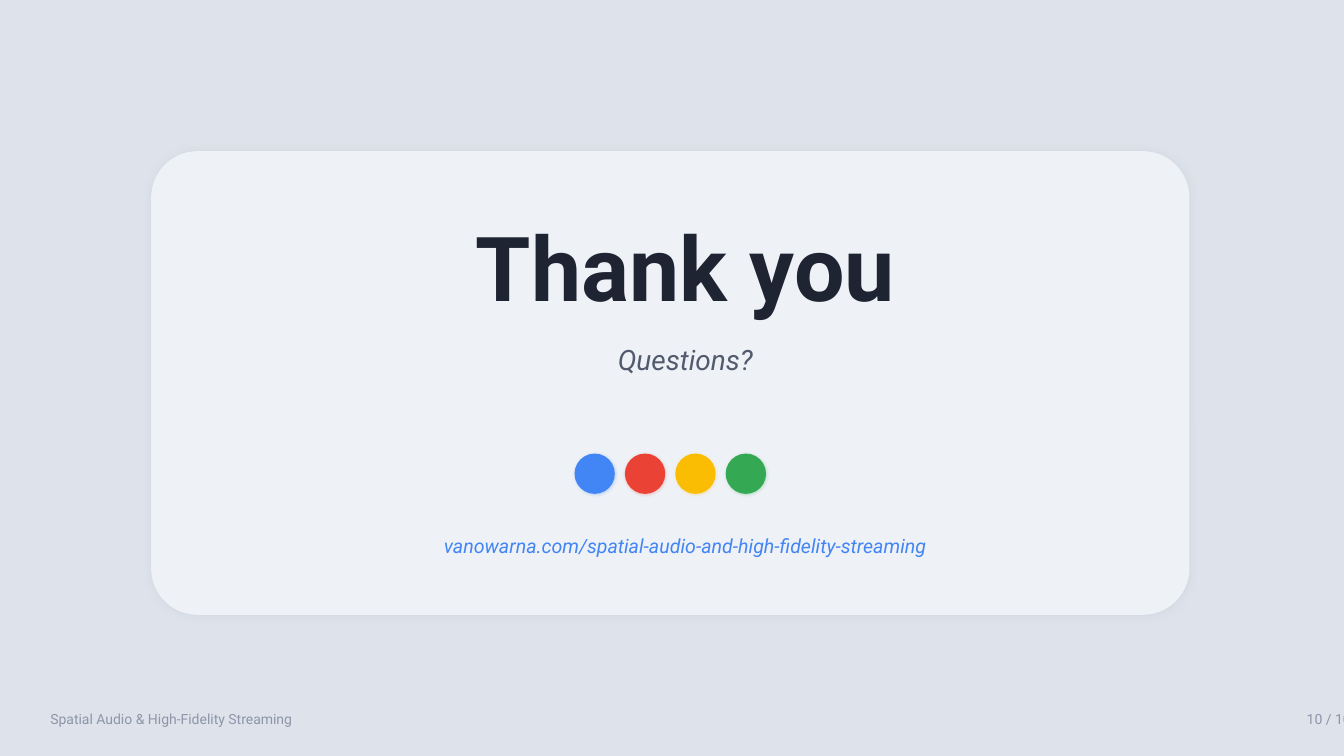
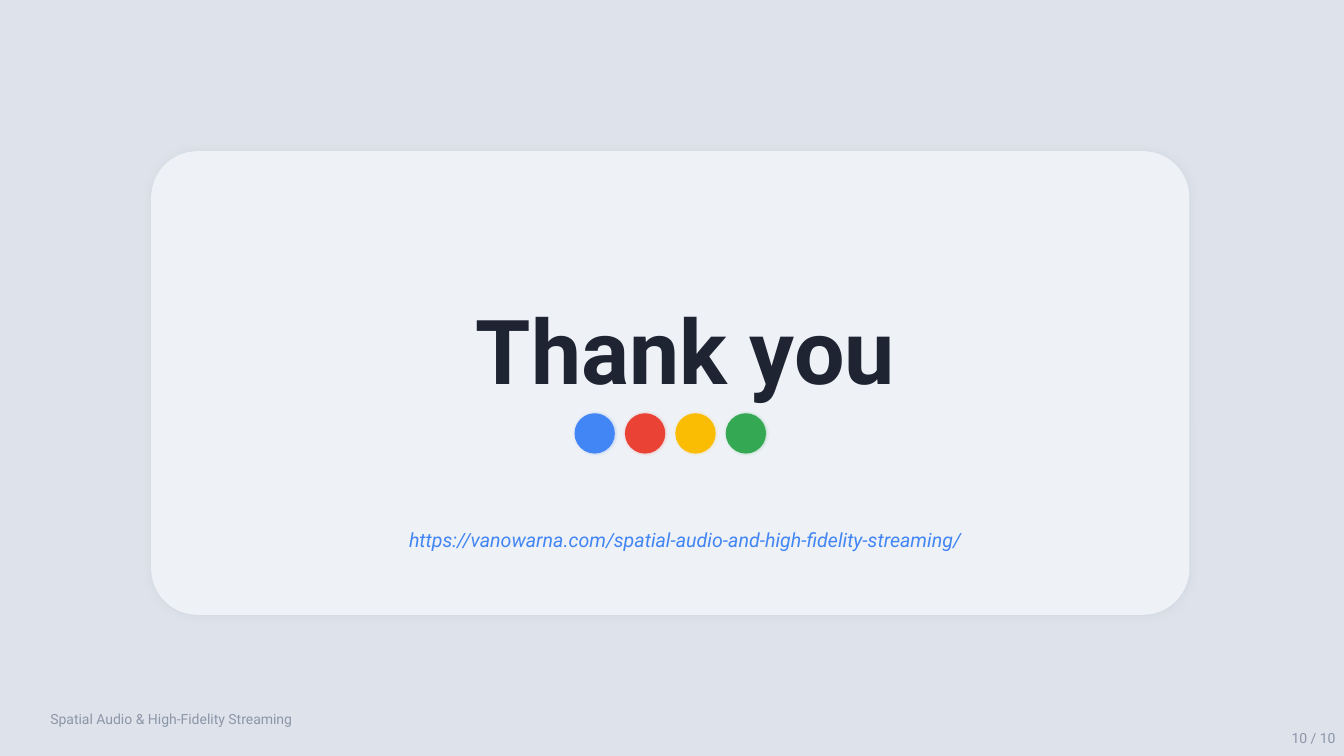
Before and after one commit to vanowarna/spatial-audio-and-high-fidelity-streaming, a slide deck: slide 10 of deliverables/Spatial_Audio_Presentation.pptx. Drawn at 1344x756 pixels with LibreOffice and Linux fonts; fonts in the diff are those of the drawing. Boxes give left, top, right and bottom in pixels: in the first picture for what was removed or moved away, otherwise in the second. Text is boxed around its words. In the diff, an @@ line names an element or a change of style, - is before the commit and + after.

```diff
--- a/deliverables/Spatial_Audio_Presentation.pptx
+++ b/deliverables/Spatial_Audio_Presentation.pptx
@@ text "Thank you" moved from (x1=476, y1=233, x2=895, y2=320) to (x1=476, y1=316, x2=895, y2=403) @@
@@ text removed at (x1=618, y1=350, x2=753, y2=373) @@
-Questions?
@@ 4 ellipses moved together from (x1=575, y1=454, x2=766, y2=494) to (x1=575, y1=413, x2=766, y2=454) @@
@@ text at (x1=409, y1=532, x2=961, y2=551): text changed @@
-vanowarna.com/spatial-audio-and-high-fidelity-streaming
+https://vanowarna.com/spatial-audio-and-high-fidelity-streaming/
@@ text "10 / 10" rewrapped from (x1=1307, y1=714, x2=1344, y2=724) to (x1=1292, y1=733, x2=1336, y2=743) @@
```
Also in this commit, not shown: 9 other slides changed, 15 other files.
